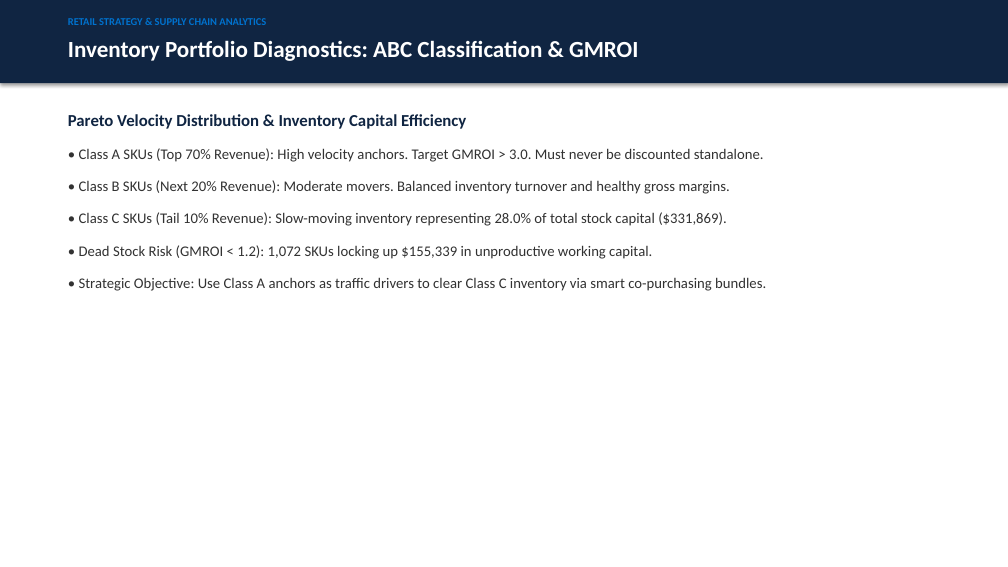
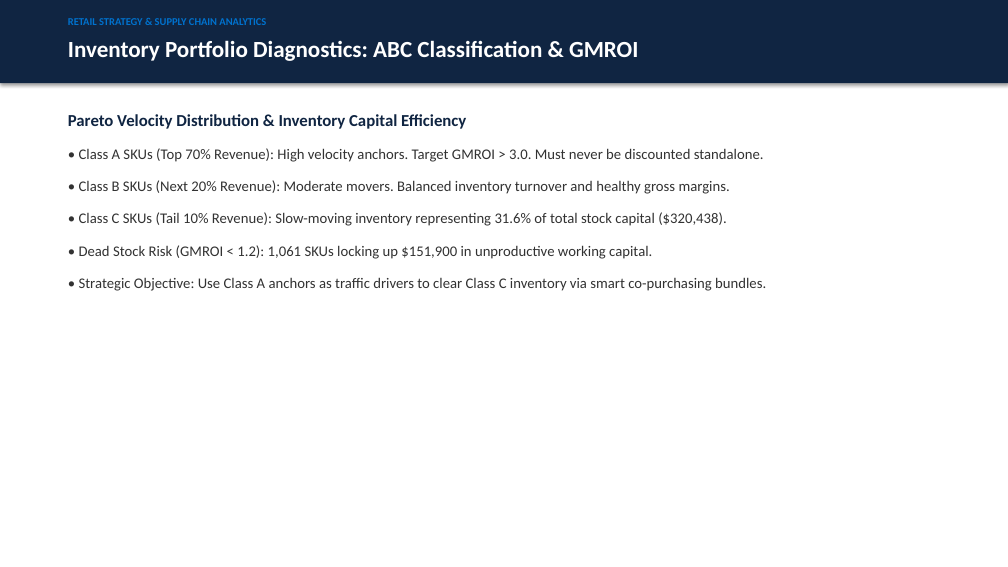
Before and after one commit to PriyankaHichkad/Market-Basket-Sentiment-Clearance-Optimizer, a slide deck: slide 4 of reports/executive_presentation_deck.pptx. Drawn at 1008x567 pixels with LibreOffice and Linux fonts; fonts in the diff are those of the drawing. Boxes give left, top, right and bottom in pixels: in the first picture for what was removed or moved away, otherwise in the second. Text is boxed around its words. In the diff, an @@ line names an element or a change of style, - is before the commit and + after.

```diff
--- a/reports/executive_presentation_deck.pptx
+++ b/reports/executive_presentation_deck.pptx
@@ text at (x1=79, y1=212, x2=726, y2=259): text changed @@
-• Class C SKUs (Tail 10% Revenue): Slow-moving inventory representing 28.0% of total stock capital ($331,869).
-• Dead Stock Risk (GMROI < 1.2): 1,072 SKUs locking up $155,339 in unproductive working capital.
+• Class C SKUs (Tail 10% Revenue): Slow-moving inventory representing 31.6% of total stock capital ($320,438).
+• Dead Stock Risk (GMROI < 1.2): 1,061 SKUs locking up $151,900 in unproductive working capital.
```
Also in this commit, not shown: 2 other slides changed, 6 other files.
